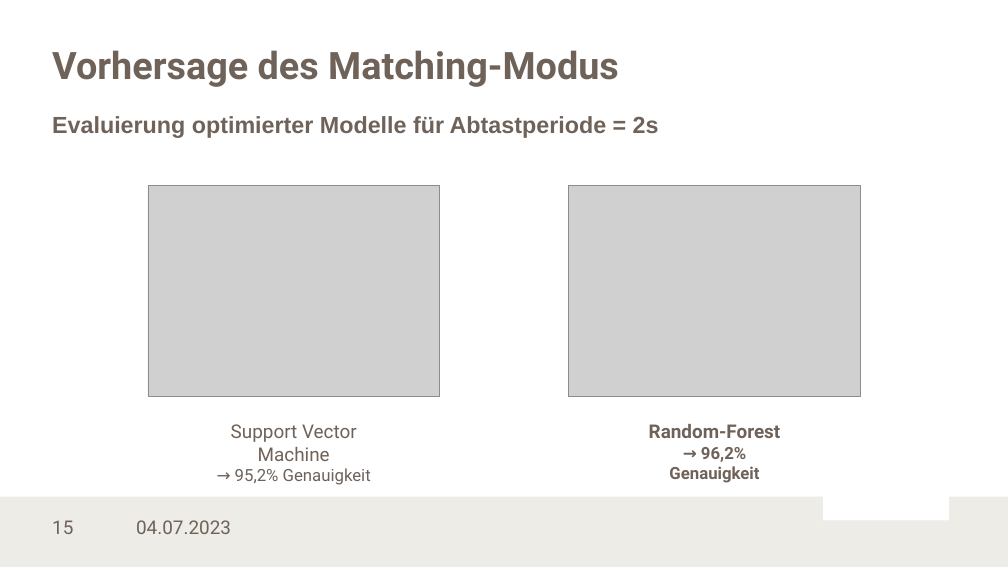
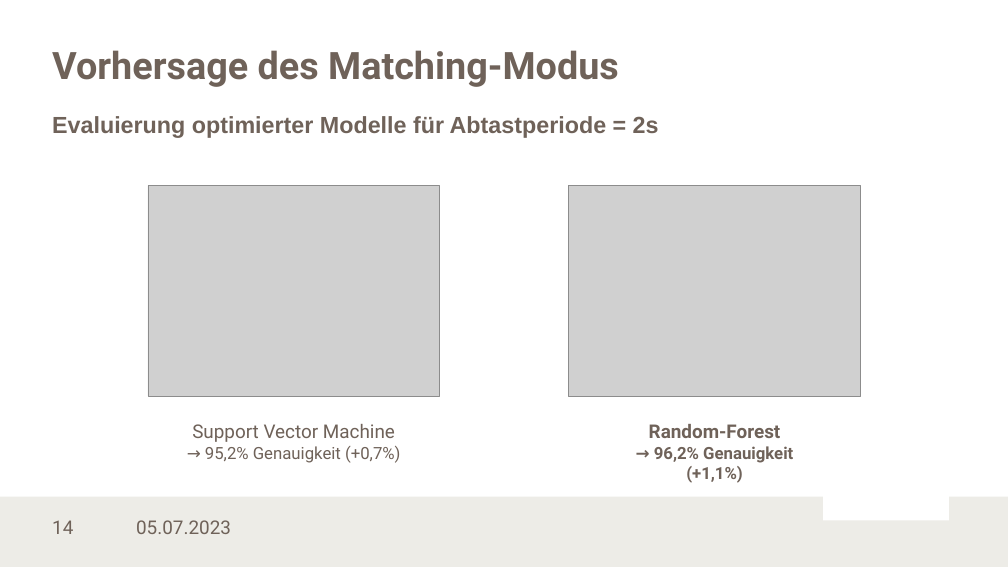
Before and after one commit to LennartKoepper/Bachelor-Thesis, a slide deck: slide 14 of Seminar/Bachelorseminar_02-07-2023.pptx (slide 15 before the commit). Drawn at 1008x567 pixels with LibreOffice and Linux fonts; fonts in the diff are those of the drawing; grey boxes stand for pictures; background and template pictures are left out. Boxes give left, top, right and bottom in pixels: in the first picture for what was removed or moved away, otherwise in the second. Text is boxed around its words. In the diff, an @@ line names an element or a change of style, - is before the commit and + after.

```diff
--- a/Seminar/Bachelorseminar_02-07-2023.pptx
+++ b/Seminar/Bachelorseminar_02-07-2023.pptx
@@ text "Support Vector Machine": place and size @@
-text "Support Vector Machine" at box(231, 424, 371, 485)
+text "Support Vector Machine" at box(192, 424, 400, 463)
@@ text at box(205, 446, 400, 463): text changed @@
-→ 95,2% Genauigkeit
+→ 95,2% Genauigkeit (+0,7%)
@@ text at box(654, 446, 793, 483): text changed @@
-→ 96,2% Genauigkeit
+→ 96,2% Genauigkeit (+1,1%)
@@ page number at box(52, 520, 73, 534): text changed @@
-15
+14
@@ text at box(136, 520, 231, 534): text changed @@
-04.07.2023
+05.07.2023
```
Also in this commit, not shown: 19 other slides changed, 1 slide added, 3 slides removed, 1 other file.
